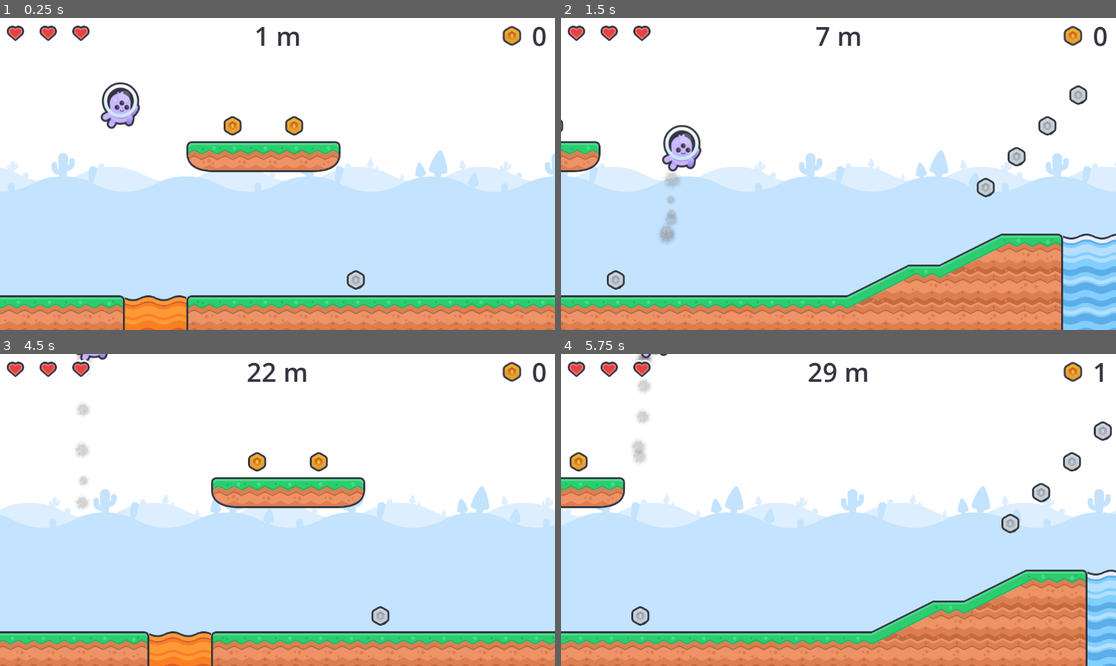
Above: before the commit, frames 1-4 (two rows, left to right).
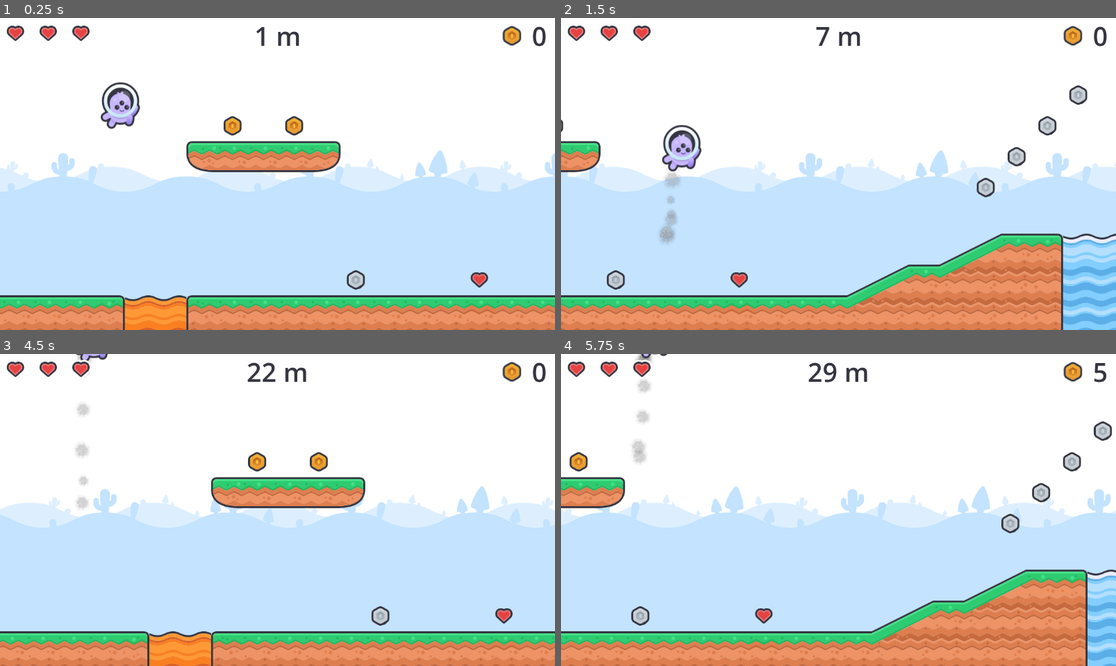
Above: after the commit, the same moments.

Repository: smarthall/20games
Game: Godot game, scene res://infinite_level.tscn
Same seed, same stepped clock (60 frames per second), same inputs: the game is played once before the commit and once after it.
Inputs:
- Up to frame 1 (0.25 s): no input
- Up to frame 2 (1.5 s): hold Space (jetpack) 0.53-1.28 s; tap Space (jetpack) at 1.35 s
- Up to frame 3 (4.5 s): hold Space (jetpack) 2.03-2.78 s; tap Space (jetpack) at 2.85, 4.35 s; hold Space (jetpack) 3.53-4.28 s
- Up to frame 4 (5.75 s): hold Space (jetpack) from 5.03 s (still down)

The runs differ from the first frame. In frame 1, 0.1% of the frame differs, in the area x 84-88%, y 81-87%; in frame 2, 0.1%; in frame 3, 0.1%; in frame 4, 0.2%, in the area x 34-99%, y 2-87%.

Commit message:
Implement code for pickups

Diff:
--- a/jetpack-joyride/infinite_level.gd
+++ b/jetpack-joyride/infinite_level.gd
@@ -16,6 +16,14 @@
 	99: BACKGROUND_TILE_MUSHROOM,
 }
 
+const PICKUP_TILE_BRONZE_COIN = "bronze"
+const BRONZE_VALUE = 1
+const PICKUP_TILE_SILVER_COIN = "silver"
+const SILVER_VALUE = 3
+const PICKUP_TILE_GOLD_COIN = "gold"
+const GOLD_VALUE = 5
+const PICKUP_TILE_HEART = "heart"
+
 func randomize_background_timemap(tm: TileMapLayer) -> void:
 	for x in range(tm.get_used_rect().size.x):
 		var tile_position := Vector2i(x, 1)
@@ -30,6 +38,12 @@
 			return BACKGROUND_TILE_WEIGHTS[weight]
 
 	return BACKGROUND_TILE_WEIGHTS[BACKGROUND_TILE_WEIGHTS.keys()[0]]
+
+func heart_pickup() -> void:
+	if hud.hp < 6:
+		hud.hp += 1
+	else:
+		player.invincible(2.0)
 
 func _process(delta: float) -> void:
 	hud.distance += (delta * level_scroller.speed) / 100
@@ -46,8 +60,18 @@
 		get_tree().quit()
 
 func _on_player_pickup_collision(body: TileMapLayer, coords: Vector2i):
+	var type = body.get_cell_tile_data(coords).get_custom_data("type")
+
 	print("Player picked up item from ", body, " at ", coords)
+	print("Item Type: ", type)
 
 	body.erase_cell(coords)
 
-	hud.coins += 1
+	if type == PICKUP_TILE_HEART:
+		heart_pickup()
+	elif type == PICKUP_TILE_BRONZE_COIN:
+		hud.coins += BRONZE_VALUE
+	elif type == PICKUP_TILE_SILVER_COIN:
+		hud.coins += SILVER_VALUE
+	elif type == PICKUP_TILE_GOLD_COIN:
+		hud.coins += GOLD_VALUE
--- a/jetpack-joyride/infinite_level.tscn
+++ b/jetpack-joyride/infinite_level.tscn
@@ -71,7 +71,7 @@
 tile_set = ExtResource("7_r11wh")
 
 [node name="Pickups" type="TileMapLayer" parent="LevelScroller/ScrollNodeB" groups=["Pickups"]]
-tile_map_data = PackedByteArray("AAAOAAEAAAAAAAAAAAALAAIAAAACAAAAAAAKAAMAAAACAAAAAAAJAAQAAAACAAAAAAAIAAUAAAACAAAAAAA=")
+tile_map_data = PackedByteArray("AAAOAAEAAAAAAAAAAAALAAIAAAACAAAAAAAKAAMAAAACAAAAAAAJAAQAAAACAAAAAAAIAAUAAAACAAAAAAAAAAgAAAADAAAAAAA=")
 tile_set = ExtResource("8_vkx08")
 
 [node name="Player" parent="." instance=ExtResource("5_87hkk")]
